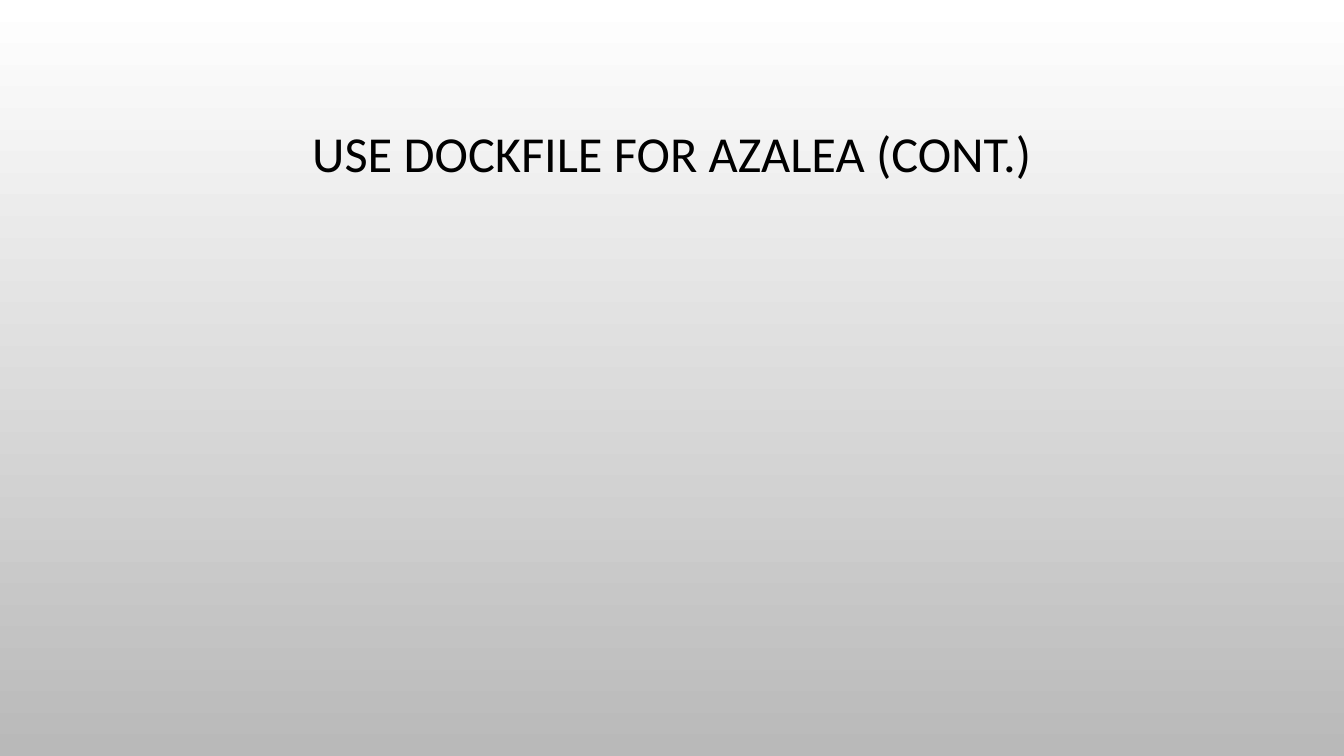
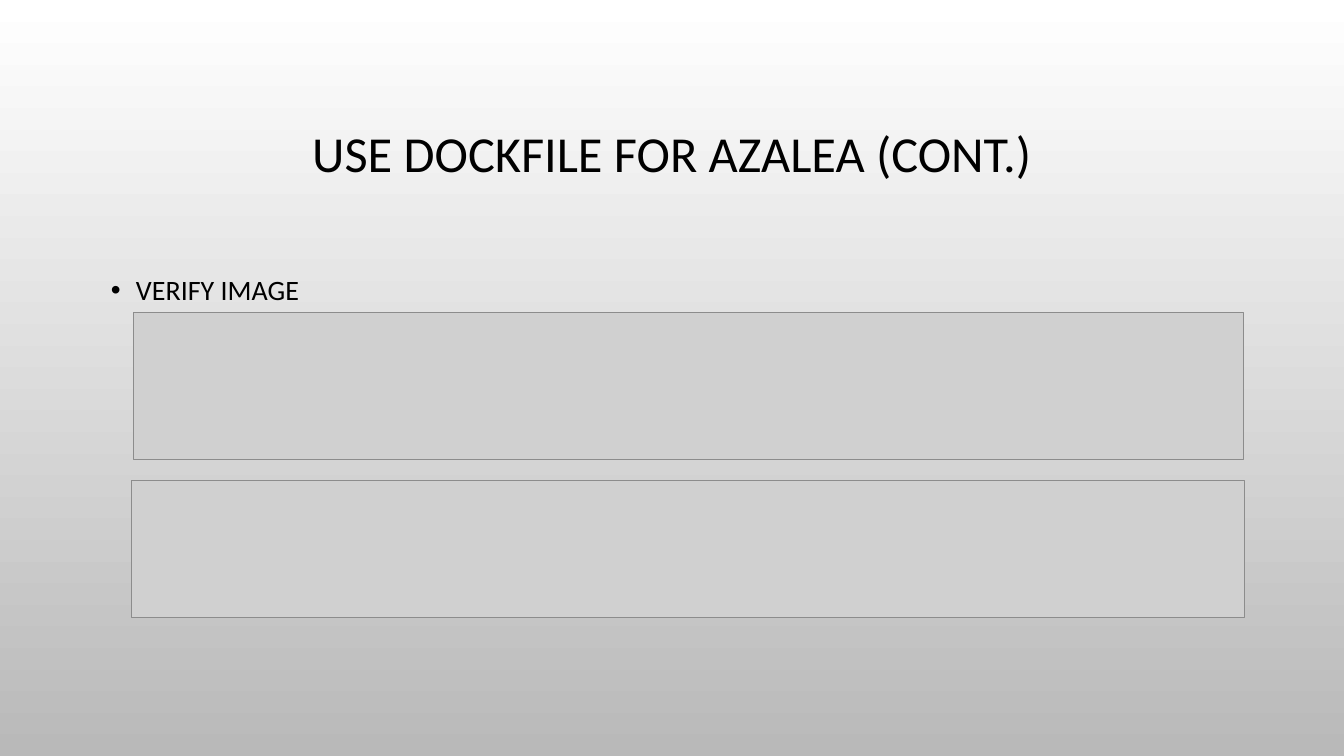
Before and after one commit to haixiang1977/iris, a slide deck: slide 52 of Docker Practice.pptx. Drawn at 1344x756 pixels with LibreOffice and Linux fonts; fonts in the diff are those of the drawing; grey boxes stand for pictures; background and template pictures are left out. Boxes give left, top, right and bottom in pixels: in the first picture for what was removed or moved away, otherwise in the second. Text is boxed around its words. In the diff, an @@ line names an element or a change of style, - is before the commit and + after.

```diff
--- a/Docker Practice.pptx
+++ b/Docker Practice.pptx
@@ text added at (136, 282, 299, 300), 20 pt, text #000000 @@
+• VERIFY IMAGE
@@ picture added at (133, 313, 1243, 460) @@
@@ picture added at (132, 480, 1245, 617) @@
```
Also in this commit, not shown: 1 slide added.
